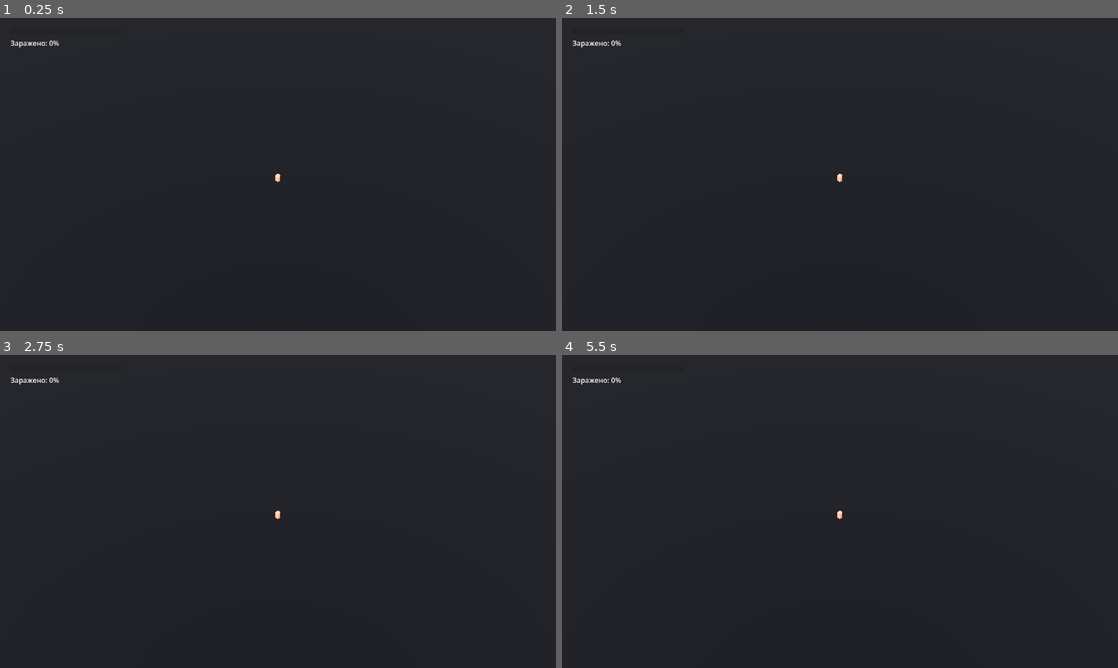
Above: before the commit, frames 1-4 (two rows, left to right).
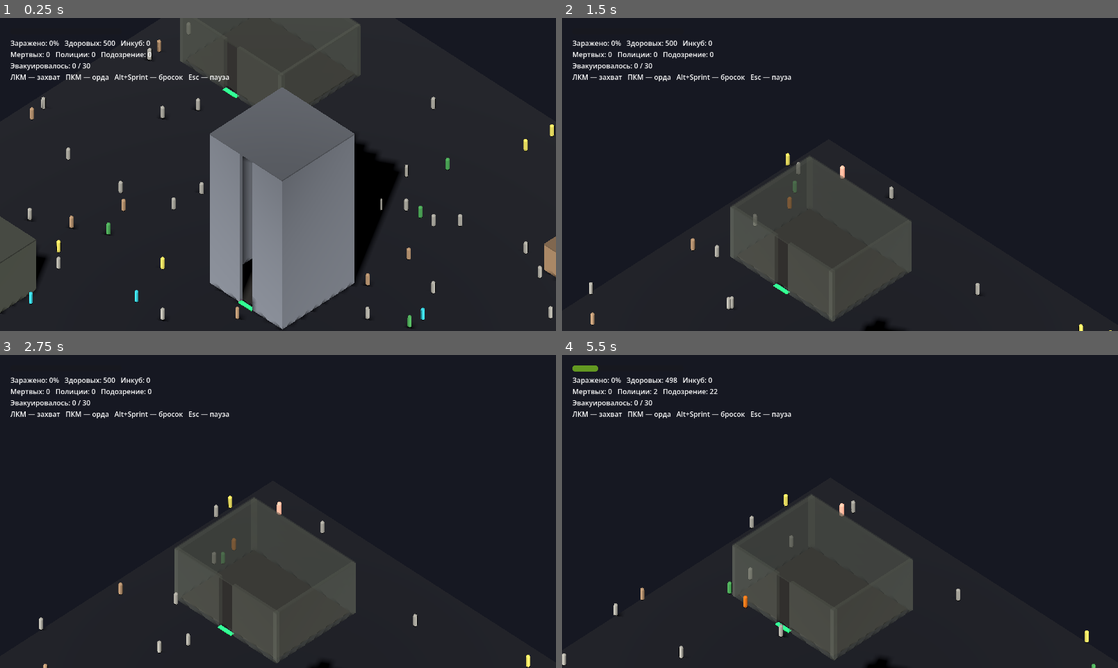
Above: after the commit, the same moments.

Repository: Shecter8ght/patient-zero
Game: Godot game, scene res://scenes/main.tscn
Same seed, same stepped clock (60 frames per second), same inputs: the game is played once before the commit and once after it.
Inputs (mouse positions are in pixels of both pictures, inside the frame that each line leads up to):
- Up to frame 1 (0.25 s): no input
- Up to frame 2 (1.5 s): tap Enter at 0.5 s; move the mouse to (962, 158) at 0.52 s; press the mouse at (962, 158) at 0.53 s; hold D 0.53-1.28 s; tap Space at 0.77 s; move the mouse to (728, 190) at 1.27 s; release the mouse at (728, 190) at 1.28 s; hold S from 1.28 s (still down); tap Shift (sprint) at 1.35 s
- Up to frame 3 (2.75 s): tap Space at 1.52 s; move the mouse to (333, 442) at 2.02 s; release S at 2.03 s; hold D from 2.03 s (still down); tap E at 2.1 s
- Up to frame 4 (5.5 s): move the mouse to (812, 574) at 2.77 s; release D at 2.78 s; hold W 2.78-3.53 s; tap F at 2.85 s; click (812, 574) at 2.92 s; tap Space at 3.02, 3.77, 4.52 s; move the mouse to (1006, 558) at 3.52 s; hold A 3.53-5.03 s; tap Q at 3.6 s; move the mouse to (673, 464) at 4.27 s; tap G at 4.35 s; move the mouse to (867, 511) at 5.02 s; hold S from 5.03 s (still down); tap Alt at 5.1 s; click (867, 511) at 5.17 s

The runs differ from the first frame. In frame 1, 29% of the frame differs, in the area x 0-100%, y 0-100%; in frame 2, 12%; in frame 3, 12%; in frame 4, 12%.
Error before the commit: Parse Error: Could not resolve class "Identity", because of a parser error. (res://scripts/sim.gd:193)

Commit message:
fix: resolve all GDScript parse errors blocking game launch
- identity.gd: rename local var `trait` -> `ptrait` (trait is a
  reserved keyword in GDScript 4); switch to if/elif instead of
  match for archetype age ranges; remove typed Array[String] const
  annotations that caused parser failures
- identity.gd: switched from ternary to if/else for occupation to
  avoid Variant/String type mismatch in type-inferred vars
- sim.gd: add explicit float/int annotations on vars whose types
  could not be inferred from Variant array access (panic_spd,
  spawn_cd, cop_max)
- hud.gd: explicit int annotation on n (sim.pos.size())
- map_renderer.gd: explicit float annotation on frac
- реплики/barks.gd: remove duplicate class_name BarkSystem that
  was shadowing scripts/barks.gd and breaking class registration

Co-Authored-By: Claude Sonnet 4.6 <noreply@anthropic.com>

Diff:
--- a/scripts/hud.gd
+++ b/scripts/hud.gd
@@ -364,7 +364,7 @@
 
 func _build_story_text(result: int) -> void:
 	var txt := ""
-	var n   := sim.pos.size()
+	var n: int = sim.pos.size()
 
 	match result:
 		1: txt += "[color=#e84040][b]ГОРОД ПАЛ[/b][/color]\n"
--- a/scripts/identity.gd
+++ b/scripts/identity.gd
@@ -1,75 +1,75 @@
 extends RefCounted
 class_name Identity
 
-const MALE_NAMES := [
-	"Александр","Алексей","Андрей","Антон","Артём","Борис","Вадим","Василий",
-	"Виктор","Виталий","Владимир","Владислав","Вячеслав","Геннадий","Георгий",
-	"Григорий","Дмитрий","Евгений","Иван","Игорь","Илья","Кирилл","Константин",
-	"Леонид","Максим","Михаил","Никита","Николай","Олег","Павел","Пётр",
-	"Роман","Руслан","Сергей","Степан","Тимур","Фёдор","Филипп","Юрий","Яков",
-	"Денис","Егор","Захар","Лев","Марк","Матвей","Семён","Тихон","Эдуард","Анатолий"
+const MALE_NAMES = [
+	"Alexander", "Alexei", "Andrei", "Anton", "Artem", "Boris", "Vadim", "Vasily",
+	"Viktor", "Vitaly", "Vladimir", "Vladislav", "Vyacheslav", "Gennady", "Georgy",
+	"Grigory", "Dmitry", "Evgeny", "Ivan", "Igor", "Ilya", "Kirill", "Konstantin",
+	"Leonid", "Maxim", "Mikhail", "Nikita", "Nikolai", "Oleg", "Pavel", "Pyotr",
+	"Roman", "Ruslan", "Sergei", "Stepan", "Timur", "Fyodor", "Filipp", "Yuri", "Yakov",
+	"Denis", "Yegor", "Zakhar", "Lev", "Mark", "Matvei", "Semyon", "Tikhon", "Eduard", "Anatoly"
 ]
 
-const FEMALE_NAMES := [
-	"Александра","Алина","Алиса","Анастасия","Анна","Валентина","Валерия",
-	"Вера","Виктория","Галина","Дарья","Екатерина","Елена","Жанна","Зинаида",
-	"Ирина","Карина","Кристина","Ксения","Лариса","Людмила","Маргарита",
-	"Марина","Мария","Надежда","Наталья","Нина","Оксана","Ольга","Полина",
-	"Светлана","София","Тамара","Татьяна","Юлия","Яна","Диана","Лилия",
-	"Регина","Элина"
+const FEMALE_NAMES = [
+	"Alexandra", "Alina", "Alisa", "Anastasia", "Anna", "Valentina", "Valeria",
+	"Vera", "Viktoria", "Galina", "Daria", "Ekaterina", "Elena", "Zhanna", "Zinaida",
+	"Irina", "Karina", "Kristina", "Ksenia", "Larisa", "Lyudmila", "Margarita",
+	"Marina", "Maria", "Nadezhda", "Natalia", "Nina", "Oksana", "Olga", "Polina",
+	"Svetlana", "Sofia", "Tamara", "Tatiana", "Yulia", "Yana", "Diana", "Lilia",
+	"Regina", "Elina"
 ]
 
-const LAST_NAMES_M := [
-	"Иванов","Смирнов","Кузнецов","Попов","Васильев","Петров","Соколов",
-	"Михайлов","Новиков","Фёдоров","Морозов","Волков","Алексеев","Лебедев",
-	"Семёнов","Егоров","Павлов","Козлов","Степанов","Николаев","Орлов",
-	"Андреев","Макаров","Никитин","Захаров","Зайцев","Соловьёв","Борисов",
-	"Яковлев","Григорьев","Романов","Воробьёв","Сергеев","Кузьмин","Фролов",
-	"Александров","Дмитриев","Королёв","Гусев","Тихонов","Фомин","Чернов",
-	"Атаманов","Беляев","Громов","Давыдов","Ершов","Жуков","Зубов","Калинин"
+const LAST_NAMES_M = [
+	"Ivanov", "Smirnov", "Kuznetsov", "Popov", "Vasiliev", "Petrov", "Sokolov",
+	"Mikhailov", "Novikov", "Fedorov", "Morozov", "Volkov", "Alekseev", "Lebedev",
+	"Semenov", "Egorov", "Pavlov", "Kozlov", "Stepanov", "Nikolaev", "Orlov",
+	"Andreev", "Makarov", "Nikitin", "Zakharov", "Zaitsev", "Solovyov", "Borisov",
+	"Yakovlev", "Grigoryev", "Romanov", "Vorobyov", "Sergeev", "Kuzmin", "Frolov",
+	"Aleksandrov", "Dmitriev", "Korolyov", "Gusev", "Tikhonov", "Fomin", "Chernov",
+	"Atamanov", "Belyaev", "Gromov", "Davydov", "Ershov", "Zhukov", "Zubov", "Kalinin"
 ]
 
-const LAST_NAMES_F := [
-	"Иванова","Смирнова","Кузнецова","Попова","Васильева","Петрова","Соколова",
-	"Михайлова","Новикова","Фёдорова","Морозова","Волкова","Алексеева","Лебедева",
-	"Семёнова","Егорова","Павлова","Козлова","Степанова","Николаева","Орлова",
-	"Андреева","Макарова","Никитина","Захарова","Зайцева","Соловьёва","Борисова",
-	"Яковлева","Григорьева","Романова","Воробьёва","Сергеева","Кузьмина","Фролова",
-	"Александрова","Дмитриева","Королёва","Гусева","Тихонова","Фомина","Чернова",
-	"Атаманова","Беляева","Громова","Давыдова","Ершова","Жукова","Зубова","Калинина"
+const LAST_NAMES_F = [
+	"Ivanova", "Smirnova", "Kuznetsova", "Popova", "Vasilieva", "Petrova", "Sokolova",
+	"Mikhailova", "Novikova", "Fedorova", "Morozova", "Volkova", "Alekseeva", "Lebedeva",
+	"Semenova", "Egorova", "Pavlova", "Kozlova", "Stepanova", "Nikolaeva", "Orlova",
+	"Andreeva", "Makarova", "Nikitina", "Zakharova", "Zaitseva", "Solovyova", "Borisova",
+	"Yakovleva", "Grigoryeva", "Romanova", "Vorobyova", "Sergeeva", "Kuzmina", "Frolova",
+	"Aleksandrova", "Dmitrieva", "Korolyova", "Guseva", "Tikhonova", "Fomina", "Chernova",
+	"Atamanova", "Belyaeva", "Gromova", "Davydova", "Ershova", "Zhukova", "Zubova", "Kalinina"
 ]
 
-const OCCUPATIONS := [
-	"водитель автобуса","бухгалтер","учитель","врач","продавец","программист",
-	"строитель","повар","охранник","менеджер","инженер","медсестра","юрист",
-	"журналист","слесарь","электрик","кладовщик","диспетчер","агроном","пенсионер",
-	"студент","безработный","риелтор","нотариус","фармацевт","дальнобойщик",
-	"официант","парикмахер","сварщик","оператор call-центра","библиотекарь",
-	"почтальон","таксист","уборщик","архитектор","дизайнер","фотограф",
-	"психолог","соцработник","кассир","монтажник","прораб","агент по недвижимости",
-	"репетитор","фитнес-тренер","системный администратор","ветеринар","логист",
-	"аниматор","чиновник"
+const OCCUPATIONS = [
+	"bus driver", "accountant", "teacher", "doctor", "salesperson", "programmer",
+	"builder", "cook", "security guard", "manager", "engineer", "nurse", "lawyer",
+	"journalist", "plumber", "electrician", "warehouse worker", "dispatcher", "agronomist", "retiree",
+	"student", "unemployed", "realtor", "notary", "pharmacist", "truck driver",
+	"waiter", "hairdresser", "welder", "call center operator", "librarian",
+	"mail carrier", "taxi driver", "janitor", "architect", "designer", "photographer",
+	"psychologist", "social worker", "cashier", "installer", "foreman", "real estate agent",
+	"tutor", "fitness trainer", "sysadmin", "veterinarian", "logistician",
+	"animator", "official"
 ]
 
-const TRAITS := [
-	"любит кошек","смотрит сериалы","не переносит понедельников",
-	"пьёт только растворимый кофе","всегда опаздывает на 5 минут",
-	"коллекционирует магниты","боится высоты","пишет в мессенджерах голосовыми",
-	"мечтает о даче","забывает выключить утюг","слушает радио в машине",
-	"никогда не ест первое","верит в гороскопы","читает детективы перед сном",
-	"хочет похудеть с января","гордится своей машиной"
+const TRAITS = [
+	"loves cats", "binge-watches TV shows", "hates Mondays",
+	"only drinks instant coffee", "always 5 minutes late",
+	"collects fridge magnets", "afraid of heights", "sends voice messages",
+	"dreams of a country house", "forgets to turn off the iron", "listens to radio in the car",
+	"never eats soup", "believes in horoscopes", "reads mysteries before bed",
+	"wants to lose weight since January", "proud of their car"
 ]
 
-const LOCATIONS := [
-	"у входа в ТЦ","на парковке","в переулке","у остановки","на площади",
-	"у фонтана","в подворотне","у киоска","на лестнице","у скамейки"
+const LOCATIONS = [
+	"near the mall entrance", "in the parking lot", "in the alley", "at the bus stop", "in the square",
+	"by the fountain", "in the archway", "at the kiosk", "on the stairs", "near the bench"
 ]
 
 
 static func generate(rng: RandomNumberGenerator, archetype: int, is_cop: bool) -> Dictionary:
-	var male := rng.randi() % 2 == 0
-	var first := ""
-	var last  := ""
+	var male = rng.randi() % 2 == 0
+	var first = ""
+	var last  = ""
 	if male:
 		first = MALE_NAMES[rng.randi() % MALE_NAMES.size()]
 		last  = LAST_NAMES_M[rng.randi() % LAST_NAMES_M.size()]
@@ -77,26 +77,25 @@
 		first = FEMALE_NAMES[rng.randi() % FEMALE_NAMES.size()]
 		last  = LAST_NAMES_F[rng.randi() % LAST_NAMES_F.size()]
 
-	var age := 0
-	match archetype:
-		1: age = rng.randi_range(8, 15)
-		2: age = rng.randi_range(60, 80)
-		3: age = rng.randi_range(25, 45)
-		_: age = rng.randi_range(20, 55)
+	var age = rng.randi_range(20, 55)
+	if archetype == 1:
+		age = rng.randi_range(8, 15)
+	elif archetype == 2:
+		age = rng.randi_range(60, 80)
+	elif archetype == 3:
+		age = rng.randi_range(25, 45)
 	if is_cop:
 		age = rng.randi_range(25, 50)
 
-	var occupation := "полицейский" if is_cop else OCCUPATIONS[rng.randi() % OCCUPATIONS.size()]
-	var trait      := TRAITS[rng.randi() % TRAITS.size()]
+	var occupation = ""
+	if is_cop:
+		occupation = "police officer"
+	else:
+		occupation = OCCUPATIONS[rng.randi() % OCCUPATIONS.size()]
 
-	return {
-		"first":      first,
-		"last":       last,
-		"age":        age,
-		"occupation": occupation,
-		"trait":      trait,
-		"male":       male,
-	}
+	var ptrait = TRAITS[rng.randi() % TRAITS.size()]
+
+	return {"first": first, "last": last, "age": age, "occupation": occupation, "trait": ptrait, "male": male}
 
 
 static func full_name(d: Dictionary) -> String:
@@ -104,9 +103,4 @@
 
 
 static func age_str(d: Dictionary) -> String:
-	var a: int = d["age"]
-	if a % 10 == 1 and a % 100 != 11:
-		return "%d год" % a
-	elif a % 10 in [2, 3, 4] and not (a % 100 in [12, 13, 14]):
-		return "%d года" % a
-	return "%d лет" % a
+	return "%d years" % int(d["age"])
--- a/scripts/map_renderer.gd
+++ b/scripts/map_renderer.gd
@@ -73,7 +73,7 @@
 	if _sim.horde_target_life > 0.0 and pfl == 0:
 		_horde_marker.visible  = true
 		_horde_marker.position = Vector3(_sim.horde_target.x, 0.15, _sim.horde_target.y)
-		var frac  := _sim.horde_target_life / Tuning.HORDE_CMD_DURATION
+		var frac: float = _sim.horde_target_life / Tuning.HORDE_CMD_DURATION
 		var pulse := 0.5 + 0.5 * sin(Time.get_ticks_msec() * 0.005)
 		if _horde_mat:
 			_horde_mat.albedo_color.a             = frac * (0.4 + 0.3 * pulse)
--- a/scripts/sim.gd
+++ b/scripts/sim.gd
@@ -869,7 +869,7 @@
 
 	if panic[i] > 0.0:
 		panic[i] -= delta
-		var panic_spd := Tuning.CIV_PANIC * Tuning.ARCH_PANIC_MULT[archetype[i]]
+		var panic_spd: float = Tuning.CIV_PANIC * Tuning.ARCH_PANIC_MULT[archetype[i]]
 		if flee.length_squared() > 0.001:
 			vel[i] = vel[i].move_toward(flee.normalized() * panic_spd, Tuning.ACCEL * delta)
 		else:
@@ -922,8 +922,8 @@
 
 func _spawn_cops(delta: float) -> void:
 	var esc_idx  := clampi(escalation_level - 1, 0, Tuning.ESC_SPAWN_MULTS.size() - 1)
-	var spawn_cd := Tuning.COP_SPAWN_INTERVAL * (Tuning.ESC_SPAWN_MULTS[esc_idx] if escalation_level > 0 else 1.0)
-	var cop_max  := Tuning.ESC_COP_MAXES[esc_idx] if escalation_level > 0 else Tuning.COP_MAX
+	var spawn_cd: float = Tuning.COP_SPAWN_INTERVAL * (Tuning.ESC_SPAWN_MULTS[esc_idx] if escalation_level > 0 else 1.0)
+	var cop_max: int  = Tuning.ESC_COP_MAXES[esc_idx] if escalation_level > 0 else Tuning.COP_MAX
 	if suspicion < Tuning.SUSP_COP_SPAWN or cop_count >= cop_max:
 		return
 	cop_spawn_t -= delta
--- a/реплики/barks.gd
+++ b/реплики/barks.gd
@@ -1,5 +1,5 @@
 extends Node3D
-class_name BarkSystem
+# reference copy — class_name removed to avoid conflict with scripts/barks.gd
 ## Пузыри с репликами. Текст, без озвучки — тысяча строк стоит час работы,
 ## тысяча озвученных строк убьёт проект.
 ##
